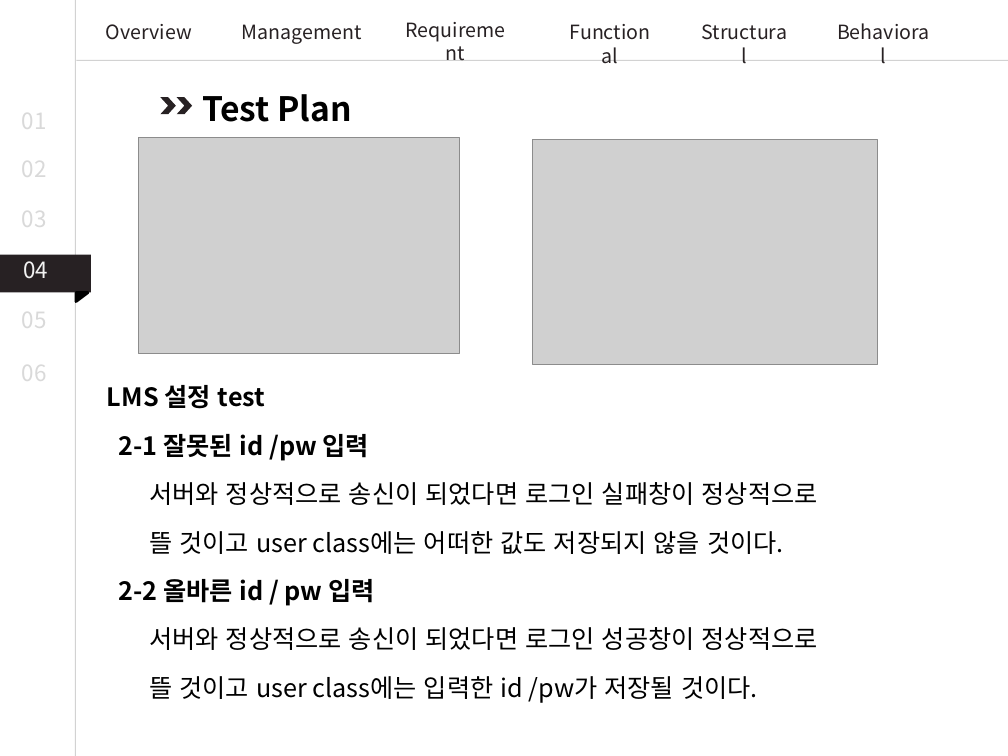
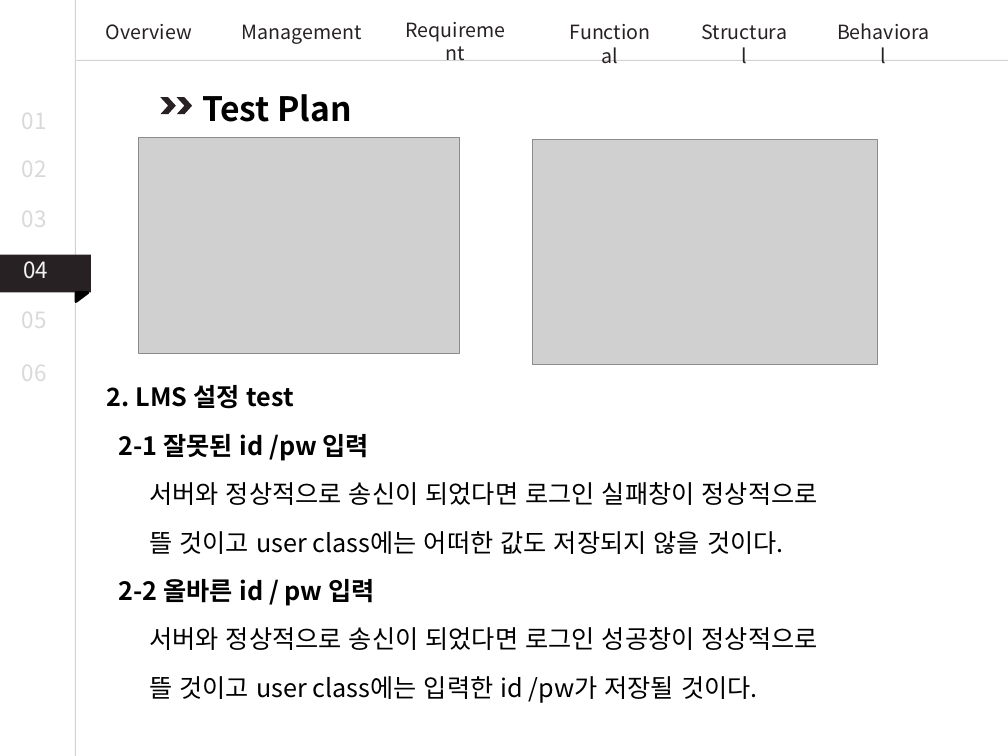
Before and after one commit to JoDongHyuen/KNUSD-20202-Team1, a slide deck: slide 26 of 11월 9일 회의내용/시스템 상세설계.pptx. Drawn at 1008x756 pixels with LibreOffice and Linux fonts; fonts in the diff are those of the drawing; grey boxes stand for pictures. Boxes give left, top, right and bottom in pixels: in the first picture for what was removed or moved away, otherwise in the second. Text is boxed around its words. In the diff, an @@ line names an element or a change of style, - is before the commit and + after.

```diff
--- a/11월 9일 회의내용/시스템 상세설계.pptx
+++ b/11월 9일 회의내용/시스템 상세설계.pptx
@@ text at (x1=107, y1=385, x2=294, y2=409): text changed @@
-LMS 설정 test
+2. LMS 설정 test
```
Also in this commit, not shown: 8 other slides changed, 1 slide added.
